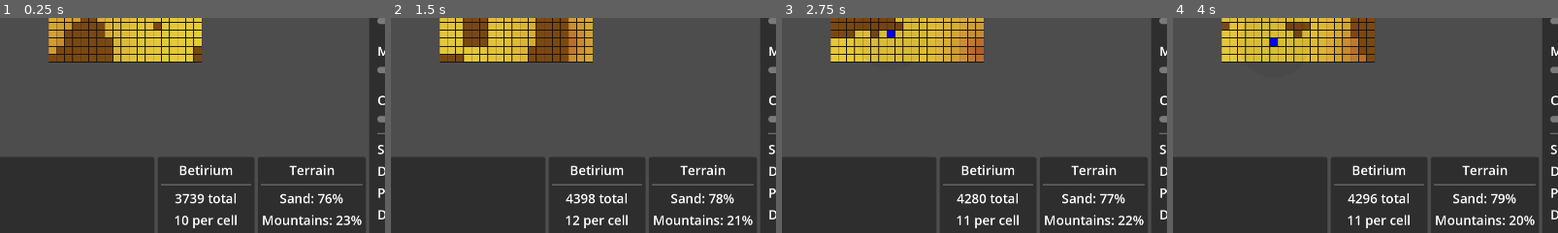
Above: before the commit, frames 1-4 (left to right).
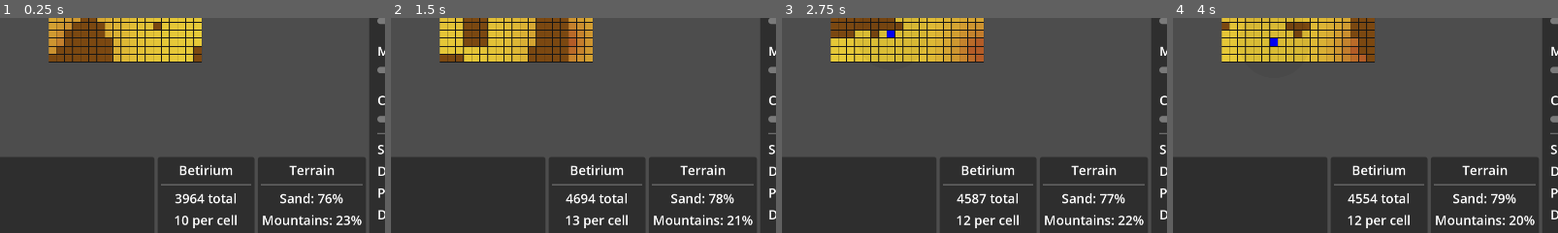
Above: after the commit, the same moments.

Repository: wadcom/kisarra-mapgen
Game: Godot game, scene res://main.tscn
Same seed, same stepped clock (60 frames per second), same inputs: the game is played once before the commit and once after it.
Inputs:
- Up to frame 1 (0.25 s): no input
- Up to frame 2 (1.5 s): click "Refresh" at 0.5 s; click "Export to clipboard" at 1.25 s
- Up to frame 3 (2.75 s): click "Refresh" at 2 s
- Up to frame 4 (4 s): click "Export to clipboard" at 2.75 s; click "Refresh" at 3.5 s
The pictures show only the part of the screen within x 16-66%, y 48-98%; the shares and areas given below are measured in that part.

The runs differ from the first frame. In frame 1, 0.2% of the frame differs, in the area x 47-54%, y 81-87%; in frame 2, 0.1%; in frame 3, 0.2%; in frame 4, 0.2%, in the area x 47-54%, y 81-97%.

Commit message:
Make extra Bt sources fatter

Diff:
--- a/map_area/map_area.gd
+++ b/map_area/map_area.gd
@@ -134,12 +134,11 @@
 
 
 func _bt_density_from_source(bt_source, p: Vector2i):
-	var radius = 10
 	var d = bt_source.position.distance_to(p) * _globals.CELL_SIDE_KMS
 
 	var f = 1.0
-	if d > radius:
-		f = pow(bt_source.decay_factor, (d - radius) / _globals.CELL_SIDE_KMS)
+	if d > bt_source.radius:
+		f = pow(bt_source.decay_factor, (d - bt_source.radius) / _globals.CELL_SIDE_KMS)
 
 	return bt_source.peak_density * f
 
@@ -228,6 +227,7 @@
 				decay_factor = params.betirium.extra_sources.decay,
 				position = Vector2(int(cxys[0] / 1000.0), int(cxys[0]) % 1000),
 				peak_density = params.betirium.extra_sources.peak_density,
+				radius = _globals.CELL_SIDE_KMS,
 			},
 		)
 
--- a/model.gd
+++ b/model.gd
@@ -135,6 +135,7 @@
 				decay_factor = _params.betirium.satellite_sources.decay,
 				position = p,
 				peak_density = _params.betirium.satellite_sources.peak_density,
+				radius = _globals.CELL_SIDE_KMS / 2.0,
 			},
 		)
 
